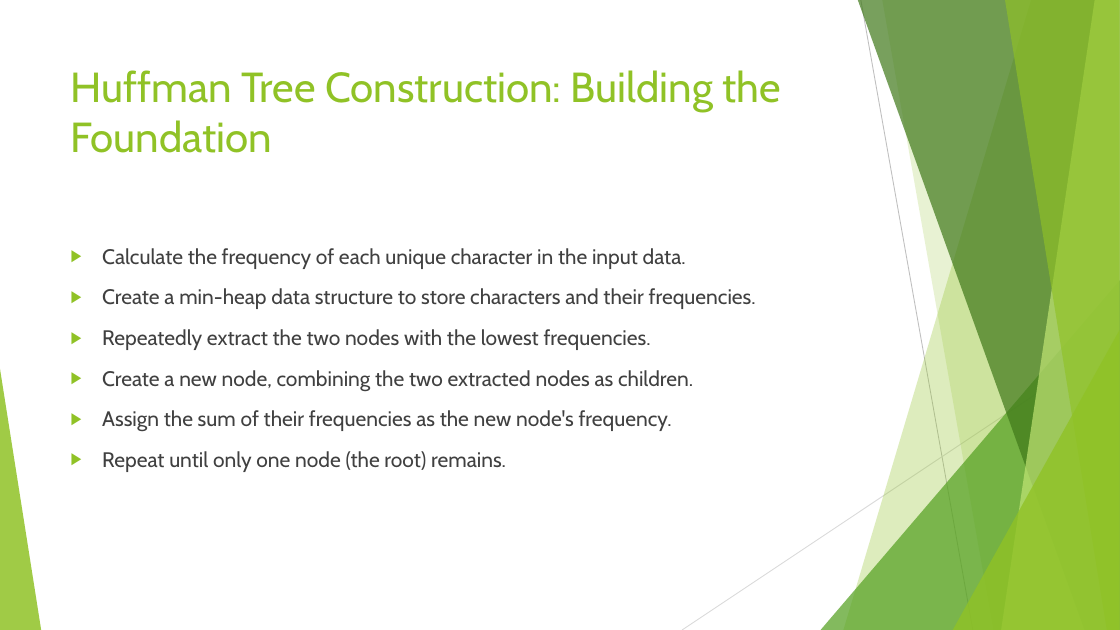
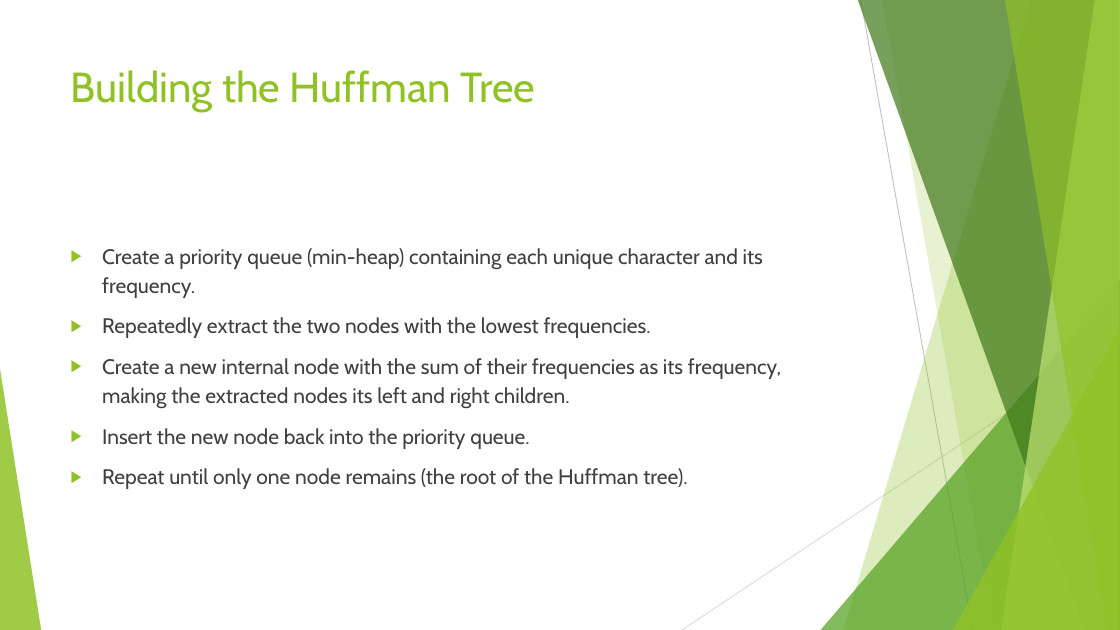
Before and after one commit to shubhamb025/Pdf_to_presentation_GenAI, a slide deck: slide 8 of output/generated_presentation.pptx. Drawn at 1120x630 pixels with LibreOffice and Linux fonts; fonts in the diff are those of the drawing. Boxes give left, top, right and bottom in pixels: in the first picture for what was removed or moved away, otherwise in the second. Text is boxed around its words. In the diff, an @@ line names an element or a change of style, - is before the commit and + after.

```diff
--- a/output/generated_presentation.pptx
+++ b/output/generated_presentation.pptx
@@ title at (71,70,535,112): text changed @@
-Huffman Tree Construction: Building the Foundation
+Building the Huffman Tree
@@ text at (102,248,763,298): text changed @@
-▶ Calculate the frequency of each unique character in the input data.
-▶ Create a min-heap data structure to store characters and their frequencies.
+▶ Create a priority queue (min-heap) containing each unique character and its frequency.
@@ text at (102,358,781,489): text changed @@
-▶ Create a new node, combining the two extracted nodes as children.
-▶ Assign the sum of their frequencies as the new node's frequency.
-▶ Repeat until only one node (the root) remains.
+▶ Create a new internal node with the sum of their frequencies as its frequency, making the extracted nodes its left and right children.
+▶ Insert the new node back into the priority queue.
+▶ Repeat until only one node remains (the root of the Huffman tree).
```
Also in this commit, not shown: 10 other slides changed, 28 other files.
